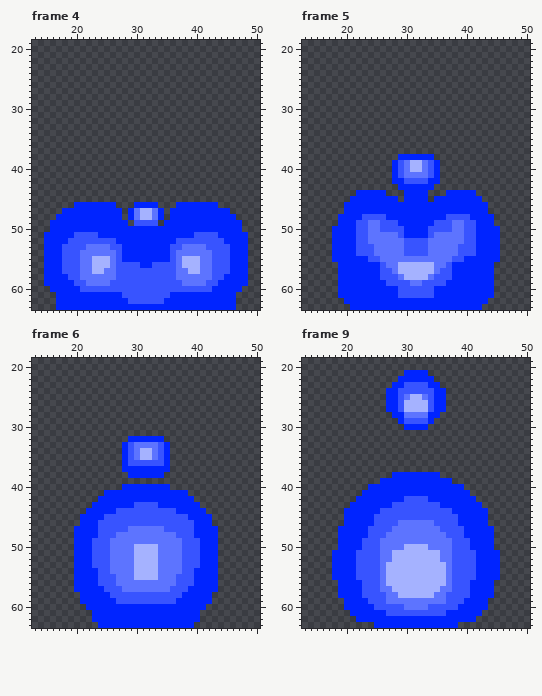
Two versions of one pixel-art file, Assets/Arts/Enemies/NormalEnemy/Slime/SlimeATK.aseprite. The first picture shows the starting point.
64x64 pixels, 9 frames. Shown: frame 4: x 13..50, y 19..63; frame 5: x 13..50, y 19..63; frame 6: x 13..50, y 19..63; frame 9: x 13..50, y 19..63.
Now the later version:
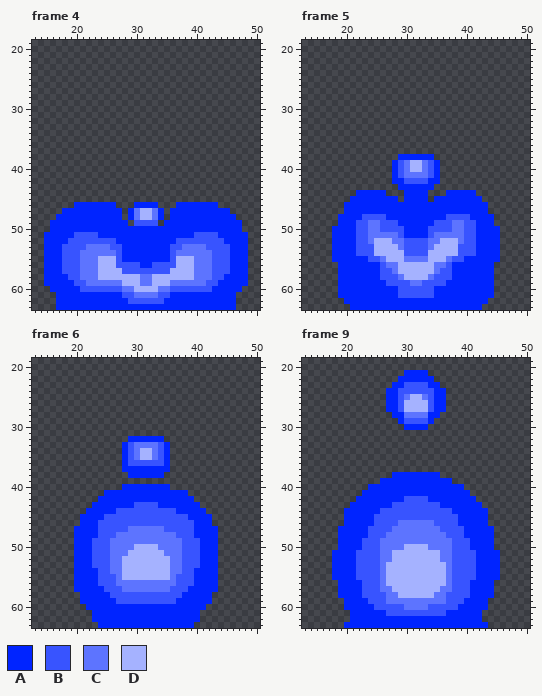
Palette (. is transparent): A #0024ff  B #3854ff  C #5d74ff  D #a5b2ff
What changed:
Frame 4:
y 55..56: x 23 D -> C; x 26 C -> D; x 37 C -> D; x 40 D -> C
y 57: x 23 D -> C; x 25..27 CCB -> DDD; x 36..38 BCC -> DDD; x 40 D -> C
y 58: x 24..39 CCCBBBBBBBBBBCCC -> DDDDDDDCCDDDDDDD
y 59: x 26..37 BBBBBBBBBBBB -> CCDDDCCDDDCC
y 60: x 28..35 BBBBBBBB -> CCDDDDCC
y 61: x 30..33 BBBB -> CCCC
Frame 5:
y 52: x 25..27 CCC -> DDD; x 36..38 CCC -> DDD
y 53: x 25..28 CCCC -> DDDD; x 35..38 CCCC -> DDDD
y 54: x 25..29 CCCCC -> DDDDD; x 34..38 CCCCC -> DDDDD
y 55: x 27..29 CCC -> DDD; x 34..36 CCC -> DDD
Frame 6:
y 51: x 29 C -> D; x 34 C -> D
y 52..55: x 28..29 CC -> DD; x 34..35 CC -> DD
Frame 9:
y 62: x 21 . -> A; x 42 . -> A
y 63: x 20..24 ..... -> AAAAA; x 39..43 ..... -> AAAAA
Where, in picture pixels (left, top, right, bottom), the same in both pictures:
changed: (92, 256, 200, 298)
changed: (374, 238, 404, 262)
changed: (428, 238, 458, 262)
changed: (122, 550, 134, 580)
changed: (158, 550, 170, 580)
added: (344, 616, 374, 628)
added: (458, 616, 488, 628)
